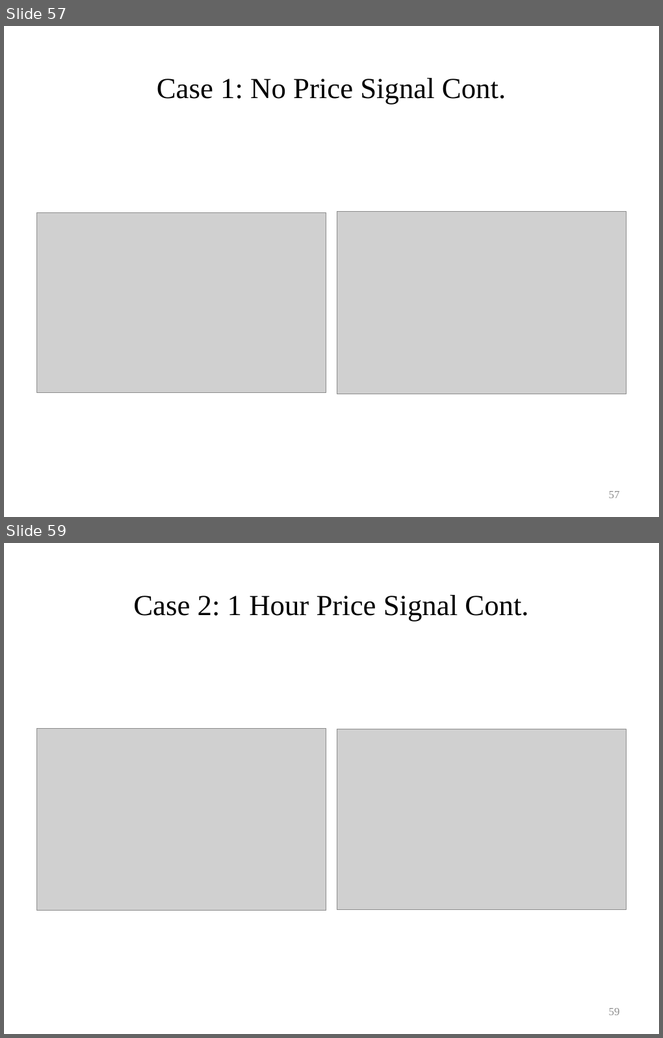
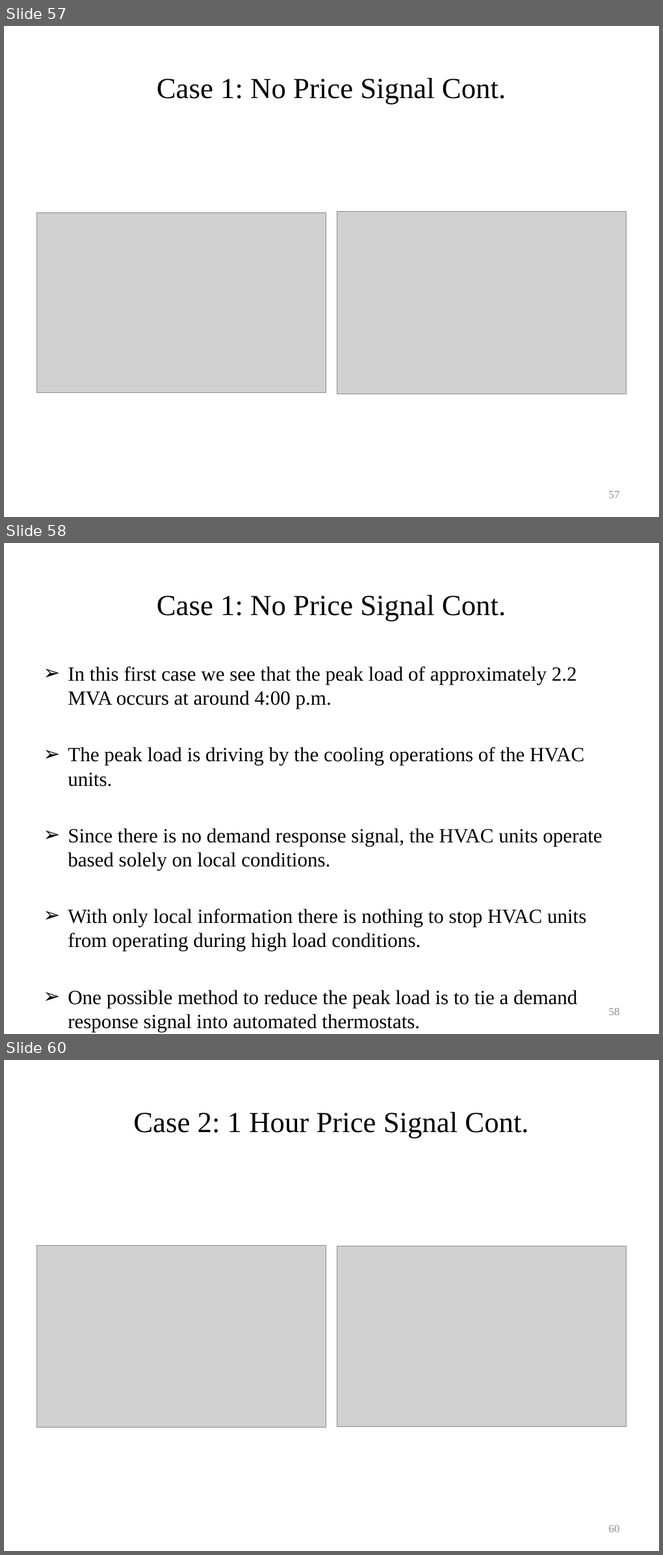
Before and after one commit to gridlab-d/course, a slide deck: University of Washington Class/Narrated Slides/Module 8 - Demand response.pptx. Shown one above the other, each under a label of ours: slides 57 and 59 before the commit, slides 57, 58 and 60 after it; the slides between them are not shown. The pictures are 663x1038 and 663x1555 pixels, drawn with LibreOffice and Linux fonts; fonts in the diff are those of the drawing; grey boxes stand for pictures. Boxes give left, top, right and bottom in pixels: in the first picture for what was removed or moved away, otherwise in the second. Text is boxed around its words. In the diff, an @@ line names an element or a change of style, - is before the commit and + after.

```diff
--- a/University of Washington Class/Narrated Slides/Module 8 - Demand response.pptx
+++ b/University of Washington Class/Narrated Slides/Module 8 - Demand response.pptx
@@ slide 58 added at [4, 543, 659, 1034], background #FFFFFF @@
@@ title added at [157, 595, 506, 621], 32 pt, text #000000 @@
+Case 1: No Price Signal Cont.
@@ text added at [68, 667, 602, 1032], 22.2 pt, text #000000 @@
+➢ In this first case we see that the peak load of approximately 2.2 MVA occurs at around 4:00 p.m.
+➢ The peak load is driving by the cooling operations of the HVAC units.
+➢ Since there is no demand response signal, the HVAC units operate based solely on local conditions.
+➢ With only local information there is nothing to stop HVAC units from operating during high load conditions.
+➢ One possible method to reduce the peak load is to tie a demand response signal into automated thermostats.
@@ page number added at [609, 1008, 620, 1016], 12 pt, text #8C8C8C @@
+58
@@ what was slide 59 is now slide 60 @@
@@ page number at [609, 1525, 620, 1533]: text changed @@
-59
+60
```
Also in this commit, not shown: 7 slides changed, 3 other slides added, 1 slide removed.
